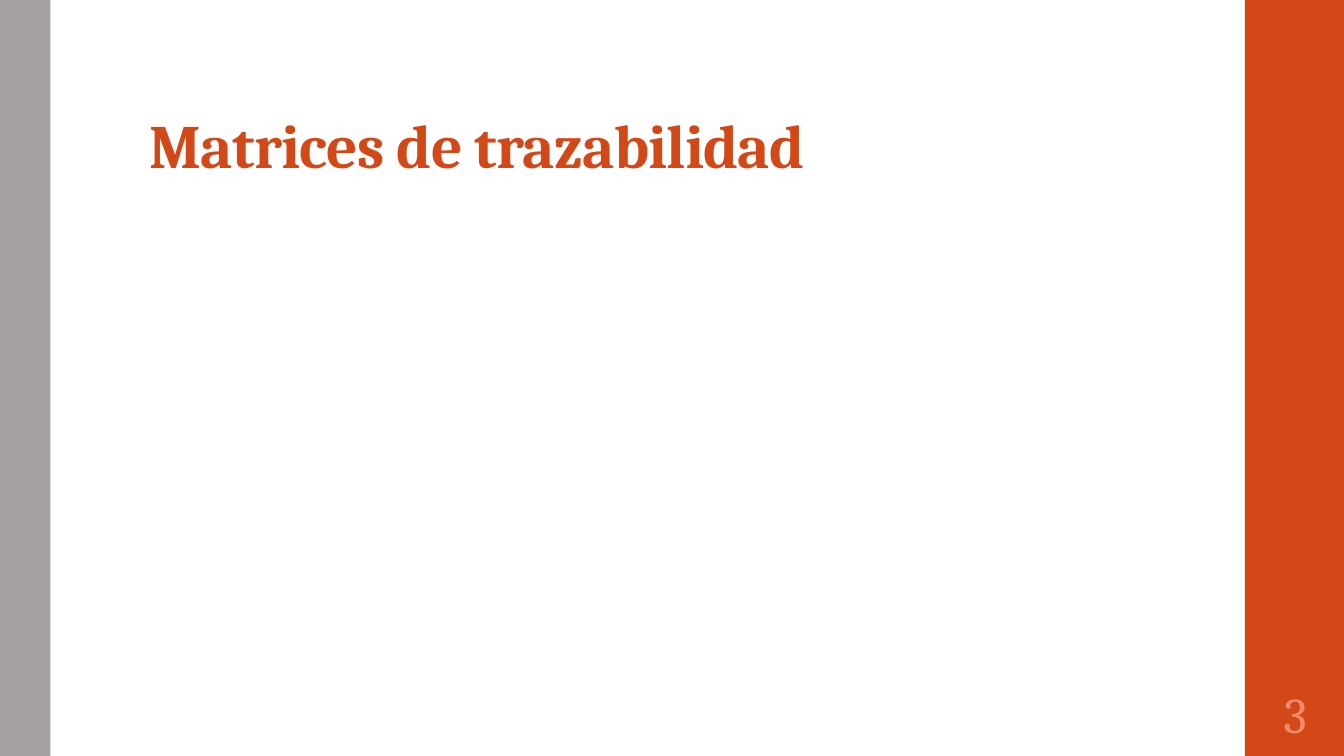
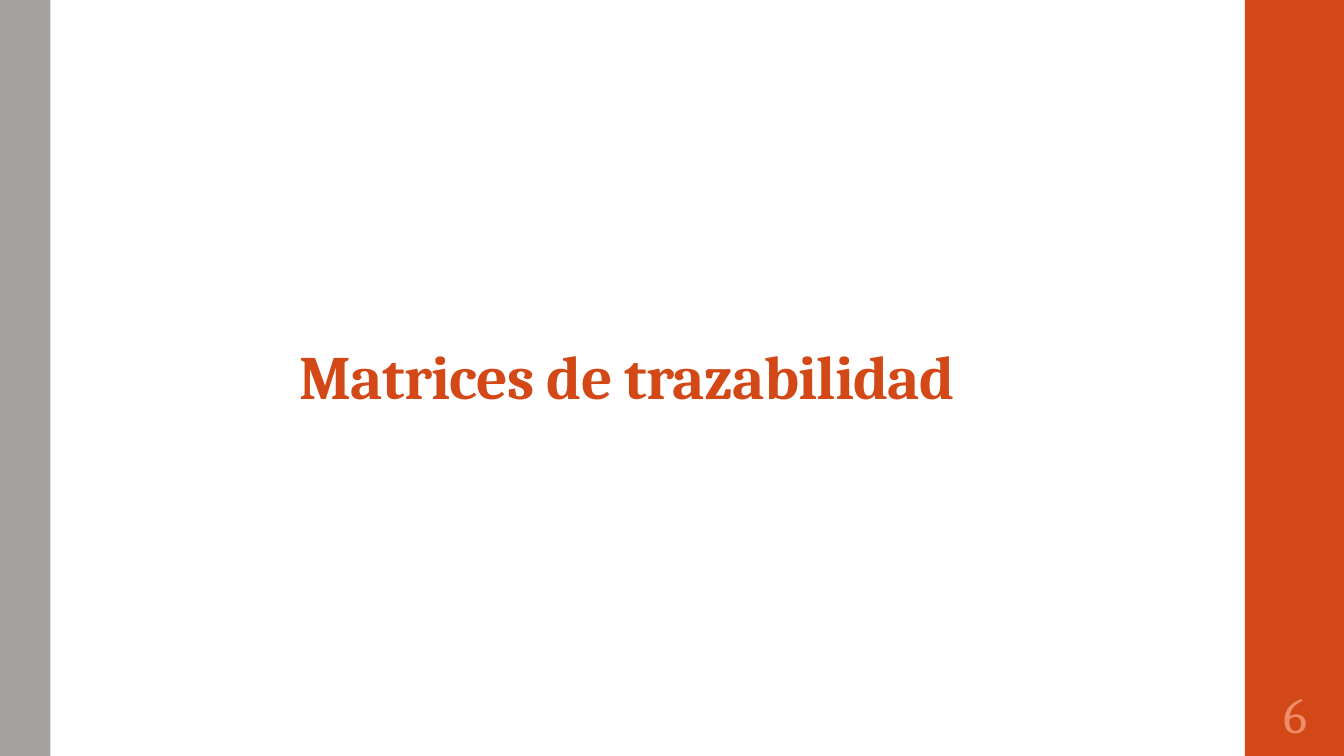
Before and after one commit to portafolio2016/hipocrates, a slide deck: slide 7 of Plantilla presentacion final.pptx (slide 4 before the commit). Drawn at 1344x756 pixels with LibreOffice and Linux fonts; fonts in the diff are those of the drawing. Boxes give left, top, right and bottom in pixels: in the first picture for what was removed or moved away, otherwise in the second. Text is boxed around its words. In the diff, an @@ line names an element or a change of style, - is before the commit and + after.

```diff
--- a/Plantilla presentacion final.pptx
+++ b/Plantilla presentacion final.pptx
@@ title "Matrices de trazabilidad": place and size @@
-title "Matrices de trazabilidad" at [149,125,805,169]
+title "Matrices de trazabilidad" at [299,356,955,400]
@@ page number at [1283,699,1307,733]: text changed @@
-3
+6
```
Also in this commit, not shown: 5 other slides changed, 9 slides added.
